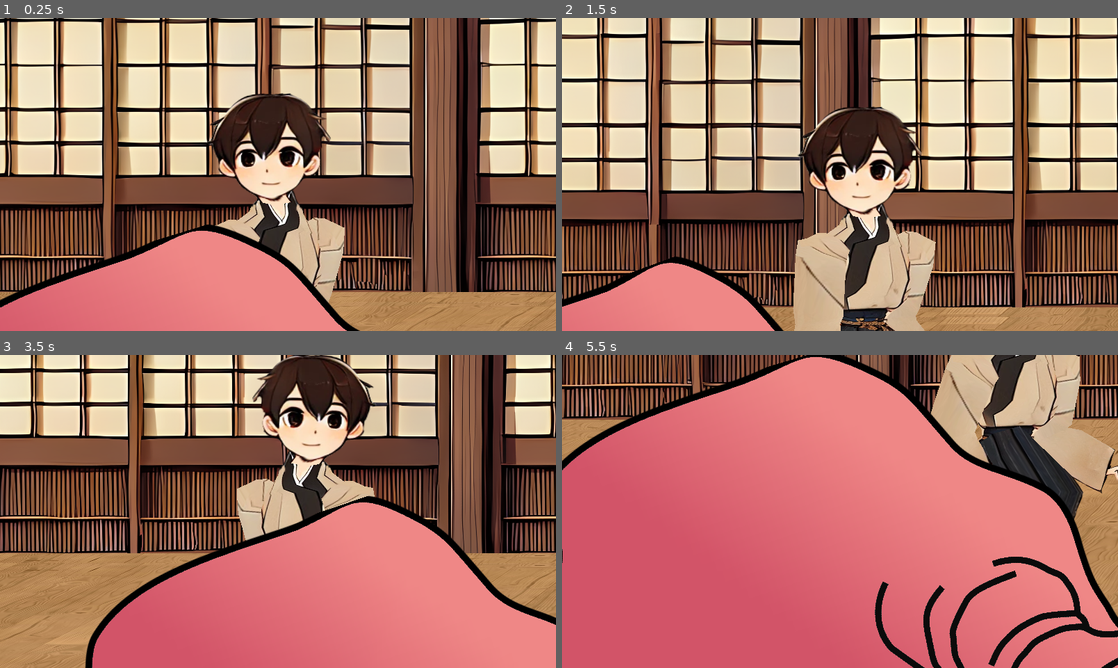
Above: before the commit, frames 1-4 (two rows, left to right).
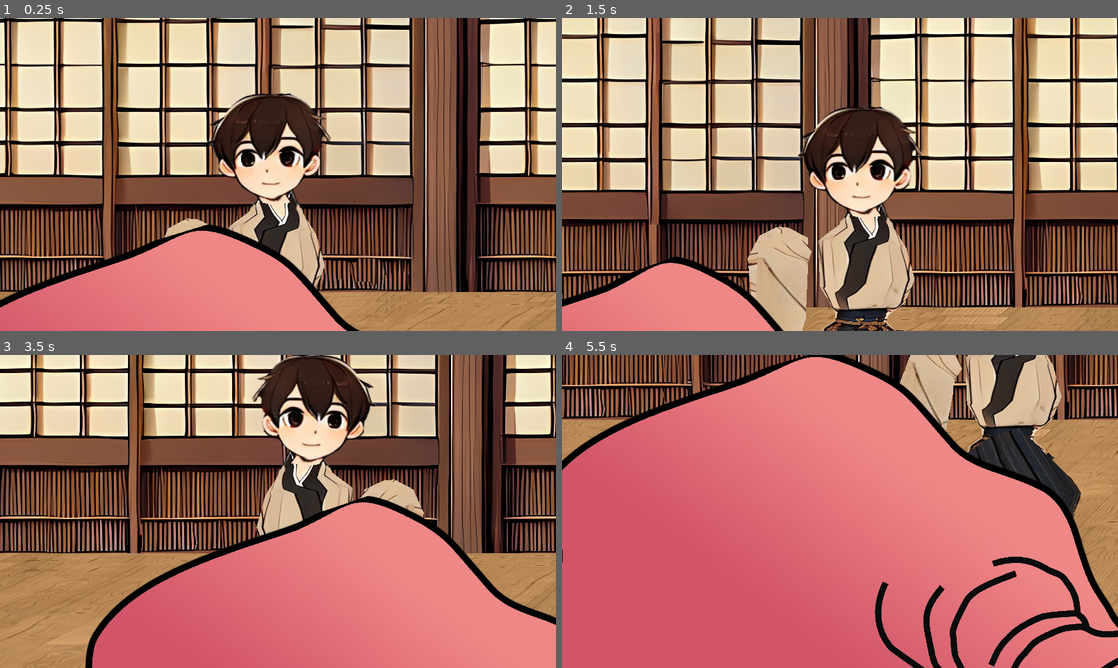
Above: after the commit, the same moments.

Repository: gregrylivingston/Godot4---Weather-System-2D
Game: Godot game, scene res://scene/architecture/floor/scene_floor_wood_1.tscn
Two runs of this game, one before a commit and one after it. Both use one fixed random seed, a clock stepped at 60 frames per second and the inputs below. This scene is started directly instead of the project's main scene.
Inputs (mouse positions are in pixels of both pictures, inside the frame that each line leads up to):
- Up to frame 1 (0.25 s): no input
- Up to frame 2 (1.5 s): tap Enter at 0.5 s; move the mouse to (962, 158) at 0.52 s; hold D (move_right) 0.53-1.25 s; click (962, 158) at 0.67 s; tap Space (jump) at 0.77 s; drag from (728, 190) to (812, 237) at 1.27 s
- Up to frame 3 (3.5 s): move the mouse to (333, 442) at 2.02 s; hold A (move_left) 2.03-2.75 s; drag from (250, 574) to (111, 464) at 2.77 s
- Up to frame 4 (5.5 s): move the mouse to (1006, 558) at 3.52 s; hold D (move_right) 3.53-4.25 s; tap Space (jump) at 3.77 s; drag from (673, 464) to (756, 433) at 4.27 s; move the mouse to (867, 511) at 5.02 s; hold D (move_right) from 5.03 s (still down); click (867, 511) at 5.17 s

The runs differ from the first frame. In frame 1, 1.2% of the frame differs, in the area x 29-62%, y 63-91%; in frame 2, 5.0%; in frame 3, 1.5%; in frame 4, 5.4%, in the area x 60-100%, y 0-53%.

Commit message:
slightly better facing-backwards logic

Diff:
--- a/scene/skeleton/player.gd
+++ b/scene/skeleton/player.gd
@@ -25,6 +25,11 @@
 @onready var sprite_scale = sprite.scale.x
 
 
+@export_category("Textures")
+@export var backTexture: Texture2D
+@onready var frontTexture = %Head.texture
+var isFrontFacing: bool = true
+
 func _ready():
 	$AnimationTree.active = true
 
@@ -51,13 +56,31 @@
 		velocity.x = 0.0
 		no_move_horizontal_time -= delta
 
+	#make sure the art is facing the right direction - x
 	if not is_zero_approx(velocity.x):
 		if velocity.x > 0.0:
-			sprite.scale.x = 1.0 * sprite_scale
-			if is_instance_valid(%Mouth):if %Mouth.scale.x < 0: %Mouth.scale.x *= -1.0
+			if isFrontFacing:
+				sprite.scale.x = 1.0 * sprite_scale
+				if is_instance_valid(%Mouth):if %Mouth.scale.x < 0: %Mouth.scale.x *= -1.0
+			else: sprite.scale.x = -1.0 * sprite_scale
+
 		else:
-			sprite.scale.x = -1.0 * sprite_scale
-			if is_instance_valid(%Mouth):if %Mouth.scale.x < 0: %Mouth.scale.x *= 1.0
+			if isFrontFacing:
+				sprite.scale.x = -1.0 * sprite_scale
+				if is_instance_valid(%Mouth):if %Mouth.scale.x < 0: %Mouth.scale.x *= 1.0
+			else: sprite.scale.x = 1.0 * sprite_scale
+
+
+	#make sure the art is facing the right direction - x
+	if not is_zero_approx(velocity.y) && is_instance_valid(backTexture):
+		## facing towards screen (we seen front of character)
+		if velocity.y > 0.0:
+			set_textures(true)
+		# facing away from screen (we see back of character)
+		else:
+			set_textures(false)
+
+
 	move_and_slide()
 
 	# After applying our motion, update our animation to match.
@@ -97,6 +120,19 @@
 		else:
 			$AnimationTree["parameters/state/transition_request"] = States.FLY
 
+func set_textures(isFront: bool) -> void:
+	for i in [$Sprite2D/Polygons/RightArm, $Sprite2D/Polygons/RightLeg, $Sprite2D/Polygons/Body, $Sprite2D/Polygons/LeftLeg, %Head, $Sprite2D/Polygons/Chin, $Sprite2D/Polygons/LeftArm, $Sprite2D/Polygons/Mouth]:
+		if isFront:
+			i.texture = frontTexture
+			%Mouth.visible = true
+
+		else:
+			i.texture = backTexture
+			%Mouth.visible = false
+	for i in [%LeftArm, %RightArm, %RightLeg, %LeftLeg]:
+		if isFront && i.scale.x < 0 :i.scale.x *= -1
+		elif not isFront &&  i.scale.x > 0:i.scale.x *= -1
+
 
 
 func try_jump() -> bool:
--- a/scene/skeleton/player.tscn
+++ b/scene/skeleton/player.tscn
@@ -1802,7 +1802,7 @@
 visible = false
 
 [node name="Hip" type="Bone2D" parent="Sprite2D/Skeleton2D"]
-position = Vector2(-3, -29.7919)
+position = Vector2(-3, -27.9579)
 rest = Transform2D(1, 0, 0, 1, -3, -11)
 
 [node name="Chest" type="Bone2D" parent="Sprite2D/Skeleton2D/Hip"]
@@ -1823,14 +1823,14 @@
 
 [node name="RightArm" type="Bone2D" parent="Sprite2D/Skeleton2D/Hip/Chest"]
 position = Vector2(80, -100)
-rotation = -0.0932787
-scale = Vector2(1, 1)
+rotation = 0.58302
+scale = Vector2(0.999999, 0.999999)
 rest = Transform2D(1, 0, 0, 1, 80, -100)
 
 [node name="RightForearm" type="Bone2D" parent="Sprite2D/Skeleton2D/Hip/Chest/RightArm"]
 position = Vector2(-11, 97)
-rotation = -0.498756
-scale = Vector2(1, 1)
+rotation = -0.532575
+scale = Vector2(0.999999, 0.999999)
 rest = Transform2D(1, 0, 0, 1, -11, 97)
 
 [node name="RightHand" type="Bone2D" parent="Sprite2D/Skeleton2D/Hip/Chest/RightArm/RightForearm"]
@@ -1844,13 +1844,13 @@
 
 [node name="LeftArm" type="Bone2D" parent="Sprite2D/Skeleton2D/Hip/Chest"]
 position = Vector2(-100, -100)
-rotation = 0.217547
-scale = Vector2(1, 1)
+rotation = -0.106514
+scale = Vector2(0.999999, 0.999999)
 rest = Transform2D(1, 0, 0, 1, -100, -100)
 
 [node name="LeftForearm" type="Bone2D" parent="Sprite2D/Skeleton2D/Hip/Chest/LeftArm"]
 position = Vector2(-2, 95)
-rotation = -0.414499
+rotation = -0.629639
 scale = Vector2(1, 1)
 rest = Transform2D(1, 0, 0, 1, -2, 95)
 
@@ -1864,20 +1864,20 @@
 
 [node name="LeftLeg" type="Bone2D" parent="Sprite2D/Skeleton2D/Hip"]
 position = Vector2(-72, 26)
-rotation = -1.05084
-scale = Vector2(1, 1)
+rotation = 0.433903
+scale = Vector2(0.999999, 0.999999)
 rest = Transform2D(1, 0, 0, 1, -72, 26)
 
 [node name="LeftLowerLeg" type="Bone2D" parent="Sprite2D/Skeleton2D/Hip/LeftLeg"]
 position = Vector2(-13, 91)
-rotation = 1.28041
-scale = Vector2(1, 1)
+rotation = 0.383521
+scale = Vector2(0.999999, 0.999999)
 rest = Transform2D(1, 0, 0, 1, -13, 91)
 
 [node name="LeftFoot" type="Bone2D" parent="Sprite2D/Skeleton2D/Hip/LeftLeg/LeftLowerLeg"]
 position = Vector2(7, 127)
-rotation = -0.261554
-scale = Vector2(1, 1)
+rotation = 0.0100219
+scale = Vector2(0.999999, 0.999999)
 rest = Transform2D(1, 0, 0, 1, 7, 127)
 auto_calculate_length_and_angle = false
 length = 16.0
@@ -1885,20 +1885,20 @@
 
 [node name="RightLeg" type="Bone2D" parent="Sprite2D/Skeleton2D/Hip"]
 position = Vector2(46, 11)
-rotation = 0.14163
-scale = Vector2(1, 1)
+rotation = -0.646371
+scale = Vector2(0.999999, 0.999999)
 rest = Transform2D(1, 0, 0, 1, 46, 11)
 
 [node name="RightLowerLeg" type="Bone2D" parent="Sprite2D/Skeleton2D/Hip/RightLeg"]
 position = Vector2(-26, 94)
-rotation = 0.351198
-scale = Vector2(1, 1)
+rotation = 0.674527
+scale = Vector2(0.999999, 0.999999)
 rest = Transform2D(1, 0, 0, 1, -26, 94)
 
 [node name="RightFoot" type="Bone2D" parent="Sprite2D/Skeleton2D/Hip/RightLeg/RightLowerLeg"]
 position = Vector2(2, 129)
-rotation = -0.150253
-scale = Vector2(1, 1)
+rotation = -0.0162363
+scale = Vector2(0.999999, 0.999999)
 rest = Transform2D(1, 0, 0, 1, 2, 129)
 auto_calculate_length_and_angle = false
 length = 16.0
@@ -1907,7 +1907,9 @@
 [node name="Polygons" type="Node2D" parent="Sprite2D"]
 
 [node name="RightArm" type="Polygon2D" parent="Sprite2D/Polygons"]
-position = Vector2(-150, -240)
+unique_name_in_owner = true
+position = Vector2(50, -240)
+offset = Vector2(-235, 0)
 texture = ExtResource("2")
 skeleton = NodePath("../../Skeleton2D")
 polygon = PackedVector2Array(237.601, 31.7394, 217.703, 30.1435, 183.732, 47.8469, 274.303, 49.2926, 271.111, 94.5053,  …(249 unchanged characters)…
@@ -1917,7 +1919,9 @@
 internal_vertex_count = 19
 
 [node name="RightLeg" type="Polygon2D" parent="Sprite2D/Polygons"]
-position = Vector2(-274, -409)
+unique_name_in_owner = true
+position = Vector2(1.90735e-06, -416.667)
+offset = Vector2(-278.125, 0)
 texture = ExtResource("2")
 skeleton = NodePath("../../Skeleton2D")
 polygon = PackedVector2Array(348.266, 400, 289.099, 380.833, 280.766, 435, 276.599, 470.833, 250.766, 515, 249.933, 604.167, 246.599, 690.833, 407.433, 695.833, 409.099, 659.167, 384.099, 606.667, 349.099, 599.167, 330.766, 550, 342.433, 476.667, 337.433, 442.5)
@@ -1937,7 +1941,9 @@
 internal_vertex_count = 21
 
 [node name="LeftLeg" type="Polygon2D" parent="Sprite2D/Polygons"]
-position = Vector2(-153, -402)
+unique_name_in_owner = true
+position = Vector2(-66.6667, -400)
+offset = Vector2(-90, 0)
 texture = ExtResource("2")
 skeleton = NodePath("../../Skeleton2D")
 polygon = PackedVector2Array(65.7658, 390, 92.4325, 386.667, 119.099, 398.333, 119.099, 426.667, 120.766, 477.5, 107.433, 551.667, 129.099, 592.5, 163.266, 604.167, 188.266, 675, 173.266, 692.5, 20.7658, 686.667, 25.7658, 648.333, 29.9325, 608.333, 24.0992, 530.833, 54.9325, 472.5)
@@ -1947,6 +1953,7 @@
 internal_vertex_count = 15
 
 [node name="Head" type="Polygon2D" parent="Sprite2D/Polygons"]
+unique_name_in_owner = true
 position = Vector2(-652, -778)
 texture = ExtResource("2")
 skeleton = NodePath("../../Skeleton2D")
@@ -1968,7 +1975,9 @@
 internal_vertex_count = 7
 
 [node name="LeftArm" type="Polygon2D" parent="Sprite2D/Polygons"]
-position = Vector2(-168, -240)
+unique_name_in_owner = true
+position = Vector2(-100, -240)
+offset = Vector2(-70, 0)
 texture = ExtResource("2")
 skeleton = NodePath("../../Skeleton2D")
 polygon = PackedVector2Array(89.9521, 16.268, 77.5119, 15.7895, 55.5023, 25.8373, 39.2344, 29.1866, 33.9712, 59.3302, 2 …(260 unchanged characters)…
@@ -1978,6 +1987,7 @@
 internal_vertex_count = 20
 
 [node name="Mouth" type="Polygon2D" parent="Sprite2D/Polygons"]
+unique_name_in_owner = true
 visible = false
 position = Vector2(-33.3333, -316.667)
 texture = ExtResource("3_6y6w5")
--- a/scene/skeleton/skeleton_Kawanabe_hd.tscn
+++ b/scene/skeleton/skeleton_Kawanabe_hd.tscn
@@ -10,9 +10,7 @@
 
 [node name="RightForearm" parent="Sprite2D/Skeleton2D/Hip/Chest/RightArm" index="0"]
 rotation = -0.612246
-
-[node name="RightHand" parent="Sprite2D/Skeleton2D/Hip/Chest/RightArm/RightForearm" index="0"]
-scale = Vector2(1, 1)
+scale = Vector2(0.999999, 0.999999)
 
 [node name="LeftArm" parent="Sprite2D/Skeleton2D/Hip/Chest" index="2"]
 rotation = -0.677643
@@ -41,7 +39,6 @@
 rotation = 0.294599
 
 [node name="RightArm" parent="Sprite2D/Polygons" index="0"]
-position = Vector2(-150, -233.333)
 texture = ExtResource("2_0rybd")
 polygon = PackedVector2Array(217.887, 31.9737, 201.887, 31.9737, 185.887, 47.9737, 233.887, 47.9736, 243.914, 97.114, 1 …(246 unchanged characters)…
 uv = PackedVector2Array(1009.57, 788.289, 1017.57, 932.289, 1042.14, 1011.5, 1050.68, 775.638, 1106.68, 879.638, 1074.1 …(241 unchanged characters)…
@@ -73,7 +70,6 @@
 visible = false
 
 [node name="LeftArm" parent="Sprite2D/Polygons" index="6"]
-position = Vector2(-166.667, -216.667)
 texture = ExtResource("2_0rybd")
 polygon = PackedVector2Array(90.0201, 29.9803, 74.0201, 29.9803, 58.0201, 37.9803, 42.0201, 61.9803, 34.062, 88.4414, 3 …(263 unchanged characters)…
 uv = PackedVector2Array(549.297, 755.896, 525.297, 771.896, 493.297, 827.896, 461.297, 891.896, 429.297, 947.896, 389.2 …(252 unchanged characters)…
--- a/scene/skeleton/skeleton_artteacher.tscn
+++ b/scene/skeleton/skeleton_artteacher.tscn
@@ -1,6 +1,7 @@
-[gd_scene load_steps=6 format=3 uid="uid://vbyh86l00ca4"]
+[gd_scene load_steps=7 format=3 uid="uid://vbyh86l00ca4"]
 
 [ext_resource type="PackedScene" uid="uid://c657hgr7fcptm" path="res://scene/skeleton/player.tscn" id="1_fq7bq"]
+[ext_resource type="Texture2D" uid="uid://gn3eqdevf6k6" path="res://texture/character/t_characterback_artteacher.png" id="2_bkbiw"]
 [ext_resource type="Texture2D" uid="uid://h3edmxx071mw" path="res://texture/character/t_mouth_wide.png" id="3_401by"]
 [ext_resource type="Texture2D" uid="uid://yx71r27klw7w" path="res://texture/character/t_character_artteacher.png" id="3_eh3rw"]
 [ext_resource type="Script" path="res://scene/skeleton/mouth/mouth.gd" id="3_mycpn"]
@@ -8,15 +9,19 @@
 
 [node name="Sk_ArtTeacher" instance=ExtResource("1_fq7bq")]
 WALK_SPEED = 220.0
+backTexture = ExtResource("2_bkbiw")
 
 [node name="RightArm" parent="Sprite2D/Skeleton2D/Hip/Chest" index="1"]
 scale = Vector2(1, 1)
 
-[node name="RightForearm" parent="Sprite2D/Skeleton2D/Hip/Chest/RightArm" index="0"]
+[node name="LeftArm" parent="Sprite2D/Skeleton2D/Hip/Chest" index="2"]
 scale = Vector2(1, 1)
 
-[node name="LeftArm" parent="Sprite2D/Skeleton2D/Hip/Chest" index="2"]
-scale = Vector2(1, 1)
+[node name="LeftForearm" parent="Sprite2D/Skeleton2D/Hip/Chest/LeftArm" index="0"]
+scale = Vector2(0.999999, 0.999999)
+
+[node name="LeftLeg" parent="Sprite2D/Skeleton2D/Hip" index="1"]
+scale = Vector2(0.999999, 0.999999)
 
 [node name="LeftLowerLeg" parent="Sprite2D/Skeleton2D/Hip/LeftLeg" index="0"]
 scale = Vector2(0.999999, 0.999999)
@@ -24,11 +29,13 @@
 [node name="LeftFoot" parent="Sprite2D/Skeleton2D/Hip/LeftLeg/LeftLowerLeg" index="0"]
 scale = Vector2(1, 1)
 
+[node name="RightLeg" parent="Sprite2D/Skeleton2D/Hip" index="2"]
+scale = Vector2(0.999999, 0.999999)
+
 [node name="RightFoot" parent="Sprite2D/Skeleton2D/Hip/RightLeg/RightLowerLeg" index="0"]
-scale = Vector2(1, 1)
+scale = Vector2(0.999999, 0.999999)
 
 [node name="RightArm" parent="Sprite2D/Polygons" index="0"]
-position = Vector2(-150, -233.333)
 texture = ExtResource("3_eh3rw")
 polygon = PackedVector2Array(217.887, 31.9737, 201.887, 31.9737, 185.887, 47.9737, 233.887, 47.9736, 243.914, 97.114, 1 …(244 unchanged characters)…
 uv = PackedVector2Array(1338.33, 560.877, 1330.33, 624.877, 1362.33, 672.877, 1298.33, 432.877, 1490.33, 496.877, 1354. …(244 unchanged characters)…
@@ -60,14 +67,12 @@
 visible = false
 
 [node name="LeftArm" parent="Sprite2D/Polygons" index="6"]
-position = Vector2(-166.667, -216.667)
 texture = ExtResource("3_eh3rw")
 polygon = PackedVector2Array(90.0201, 29.9803, 74.0201, 29.9803, 58.0201, 37.9803, 42.0201, 61.9803, 34.062, 88.4414, 3 …(263 unchanged characters)…
 uv = PackedVector2Array(869.868, 467.689, 813.868, 483.689, 701.868, 507.689, 645.868, 507.689, 597.868, 515.689, 557.8 …(264 unchanged characters)…
 bones = ["Hip", PackedFloat32Array(0, 0, 0, 0, 0, 0, 0, 0, 0, 0, 0, 0, 0, 0, 0, 0, 0, 0, 0, 0), "Hip/Chest", PackedFloa …(1620 unchanged characters)…
 
 [node name="Mouth" parent="Sprite2D/Polygons" index="7"]
-unique_name_in_owner = true
 visible = true
 position = Vector2(-2.545, -253.93)
 scale = Vector2(0.51, 0.51)
--- a/scene/skeleton/skeleton_classmate1.tscn
+++ b/scene/skeleton/skeleton_classmate1.tscn
@@ -39,9 +39,9 @@
 
 [node name="RightFoot" parent="Sprite2D/Skeleton2D/Hip/RightLeg/RightLowerLeg" index="0"]
 rotation = 0.294599
+scale = Vector2(0.999999, 0.999999)
 
 [node name="RightArm" parent="Sprite2D/Polygons" index="0"]
-position = Vector2(-150, -233.333)
 texture = ExtResource("2_bsxvq")
 polygon = PackedVector2Array(217.887, 31.9737, 201.887, 31.9737, 185.887, 47.9737, 233.887, 47.9736, 243.914, 97.114, 1 …(246 unchanged characters)…
 uv = PackedVector2Array(1009.57, 788.289, 1017.57, 932.289, 1042.14, 1011.5, 1050.68, 775.638, 1106.68, 879.638, 1074.1 …(241 unchanged characters)…
@@ -73,7 +73,6 @@
 visible = false
 
 [node name="LeftArm" parent="Sprite2D/Polygons" index="6"]
-position = Vector2(-166.667, -216.667)
 texture = ExtResource("2_bsxvq")
 polygon = PackedVector2Array(90.0201, 29.9803, 74.0201, 29.9803, 58.0201, 37.9803, 42.0201, 61.9803, 34.062, 88.4414, 3 …(263 unchanged characters)…
 uv = PackedVector2Array(549.297, 755.896, 525.297, 771.896, 493.297, 827.896, 461.297, 891.896, 429.297, 947.896, 389.2 …(252 unchanged characters)…
Binary file added: texture/character/t_characterback_artteacher.png
Not shown, added: texture/character/t_characterback_artteacher.png.import
